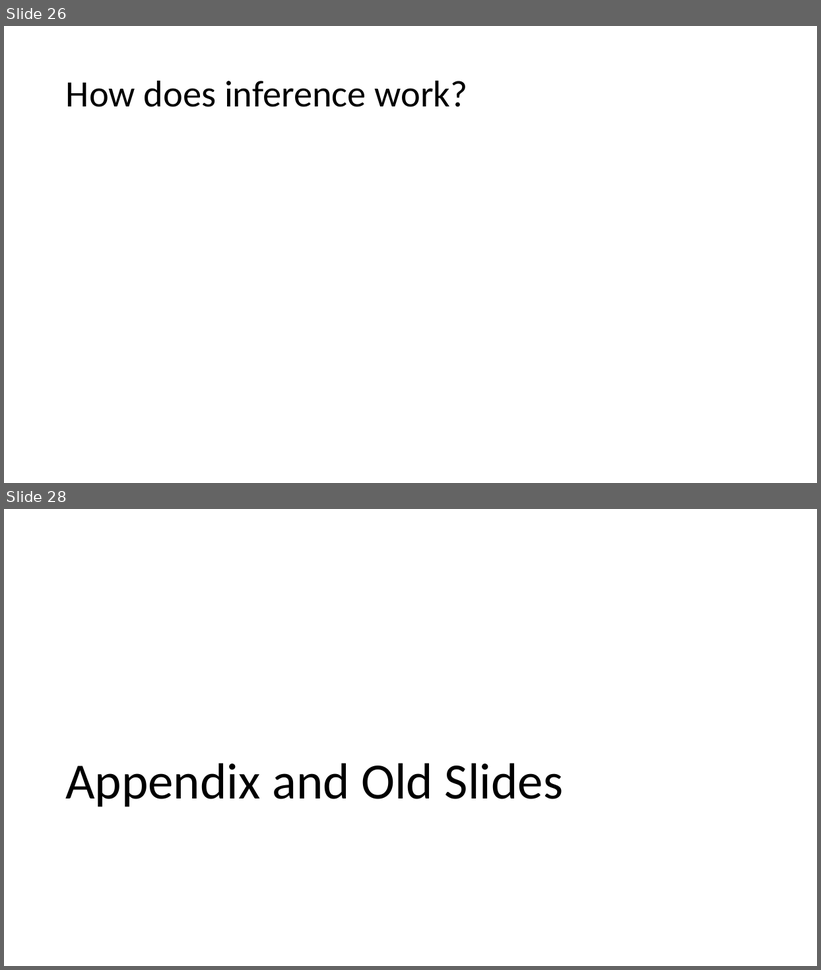
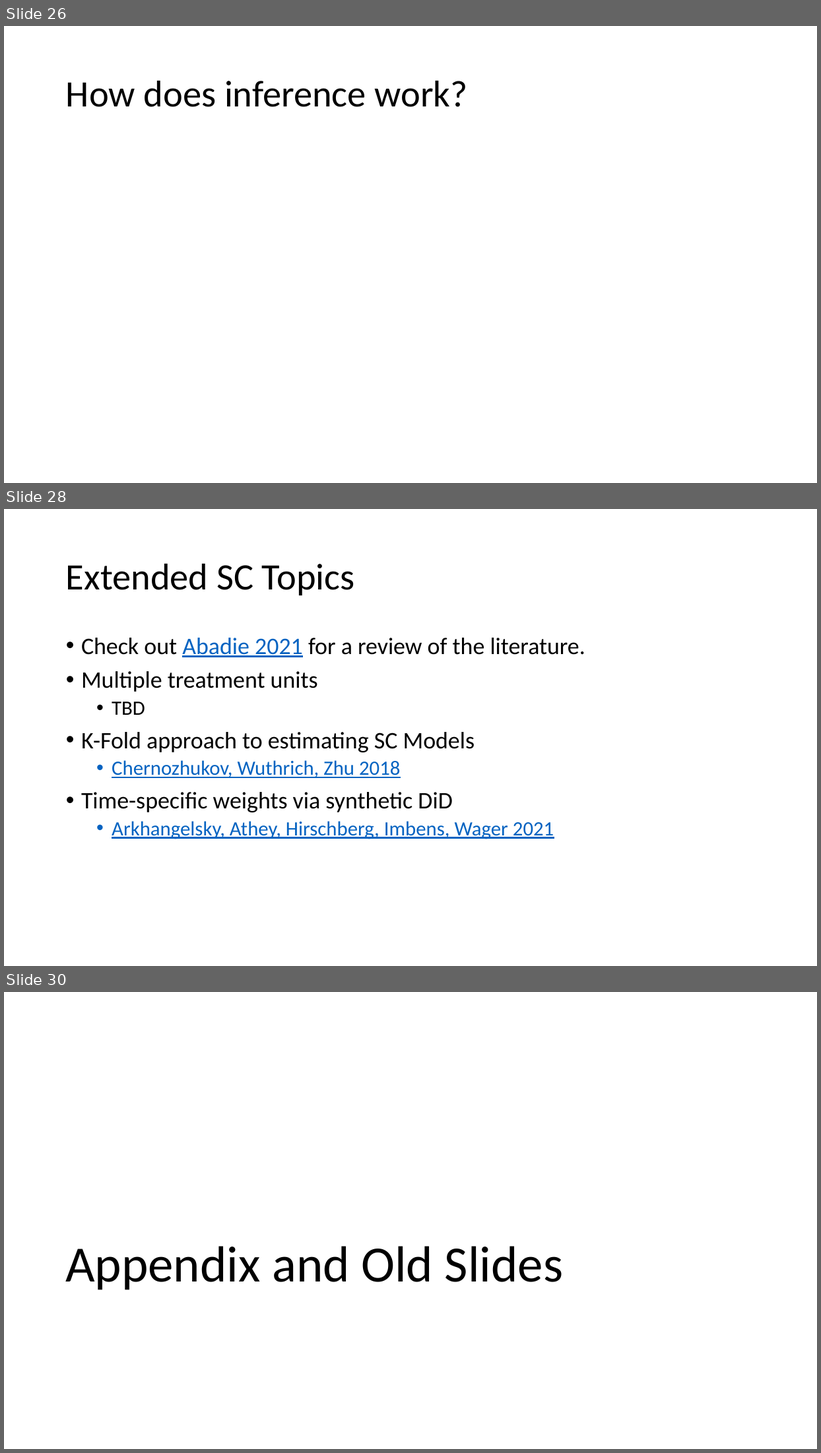
Before and after one commit to shoepaladin/causalinference_crashcourse, a slide deck: Powerpoints/6 DiffnDiff (WIP).pptx. Shown one above the other, each under a label of ours: slides 26 and 28 before the commit, slides 26, 28 and 30 after it; the slides between them are not shown. The pictures are 821x970 and 821x1453 pixels, drawn with LibreOffice and Linux fonts; fonts in the diff are those of the drawing; grey boxes stand for pictures. Boxes give left, top, right and bottom in pixels: in the first picture for what was removed or moved away, otherwise in the second. Text is boxed around its words. In the diff, an @@ line names an element or a change of style, - is before the commit and + after.

```diff
--- a/Powerpoints/6 DiffnDiff (WIP).pptx
+++ b/Powerpoints/6 DiffnDiff (WIP).pptx
@@ slide 28 added at [4, 509, 817, 966], background #FFFFFF @@
@@ title added at [66, 563, 355, 595], 44 pt, text #000000 @@
+Extended SC Topics
@@ text added at [81, 638, 585, 840], 28 pt, text #000000 @@
+• Check out Abadie 2021 for a review of the literature.
+• Multiple treatment units
+  • TBD
+• K-Fold approach to estimating SC Models
+  • Chernozhukov, Wuthrich, Zhu 2018
+• Time-specific weights via synthetic DiD
+  • Arkhangelsky, Athey, Hirschberg, Imbens, Wager 2021
@@ what was slide 28 is now slide 30 @@
```
Also in this commit, not shown: 2 slides changed, 1 other slide added.
